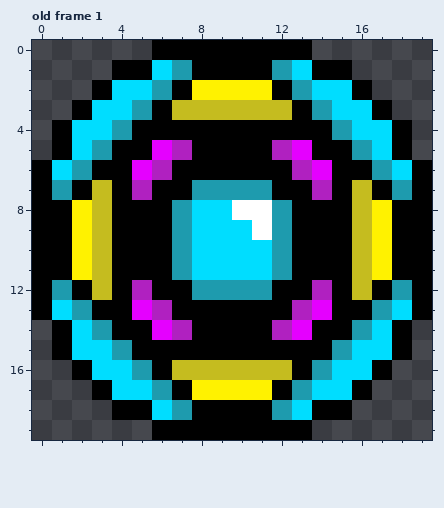
Pixel-art file, stored at assets/ball.aseprite. Above: the version before the commit.
20x20 pixels, 1 frame. Shown: old frame 1. The commit also changed other frames, which this record leaves out.
The same view after the edit:
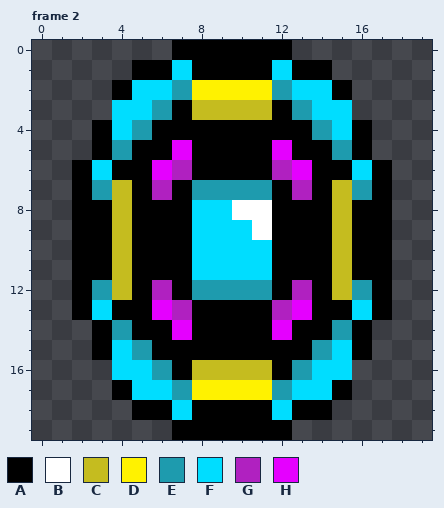
Palette (. is transparent): A #000000  B #ffffff  C #c5bc1f  D #fff200  E #1e9bae  F #00ddff  G #b021c0  H #e500ff
A new or re-ordered frame is compared with the old frame closest to it.
Change:
frames 1 -> 3
layer "Layer 2" removed
Frame 2 is new; against old frame 1:
y 0: x 6 A -> .; x 13 A -> .
y 1: x 4 A -> .; x 6..7 FE -> AF; x 12..13 EF -> FA; x 15 A -> .
y 2: x 3..4 AF -> .A; x 6..7 EA -> FE; x 12..13 AE -> EF; x 15..16 FA -> A.
y 3: x 2..3 AF -> ..; x 5..7 EAC -> FEA; x 12..14 CAE -> AEF; x 16..17 FA -> ..
y 4: x 1..5 AFFEA -> ..AFE; x 14..18 AEFFA -> EFA..
y 5: x 1..4 AFEA -> ..AE; x 6..7 HG -> AH; x 12..13 GH -> HA; x 15..18 AEFA -> EA..
y 6: x 0..3 AFEA -> ..AF; x 5..7 HGA -> AHG; x 12..14 AGH -> GHA; x 16..19 AEFA -> FA..
y 7: x 0..1 AE -> ..; x 3..6 CAGA -> ECAG; x 13..16 AGAC -> GACE; x 18..19 EA -> ..
y 8..11: x 0..4 AADCA -> ..AAC; x 7 E -> A; x 12 E -> A; x 15..19 ACDAA -> CAA..
y 12: x 0..1 AE -> ..; x 3..6 CAGA -> ECAG; x 13..16 AGAC -> GACE; x 18..19 EA -> ..
y 13: x 0..3 AFEA -> ..AF; x 5..7 HGA -> AHG; x 12..14 AGH -> GHA; x 16..19 AEFA -> FA..
y 14: x 1..4 AFEA -> ..AE; x 6..7 HG -> AH; x 12..13 GH -> HA; x 15..18 AEFA -> EA..
y 15: x 1..5 AFFEA -> ..AFE; x 14..18 AEFFA -> EFA..
y 16: x 2..3 AF -> ..; x 5..7 EAC -> FEA; x 12..14 CAE -> AEF; x 16..17 FA -> ..
y 17: x 3..4 AF -> .A; x 6..7 EA -> FE; x 12..13 AE -> EF; x 15..16 FA -> A.
y 18: x 4 A -> .; x 6..7 FE -> AF; x 12..13 EF -> FA; x 15 A -> .
y 19: x 6 A -> .; x 13 A -> .
